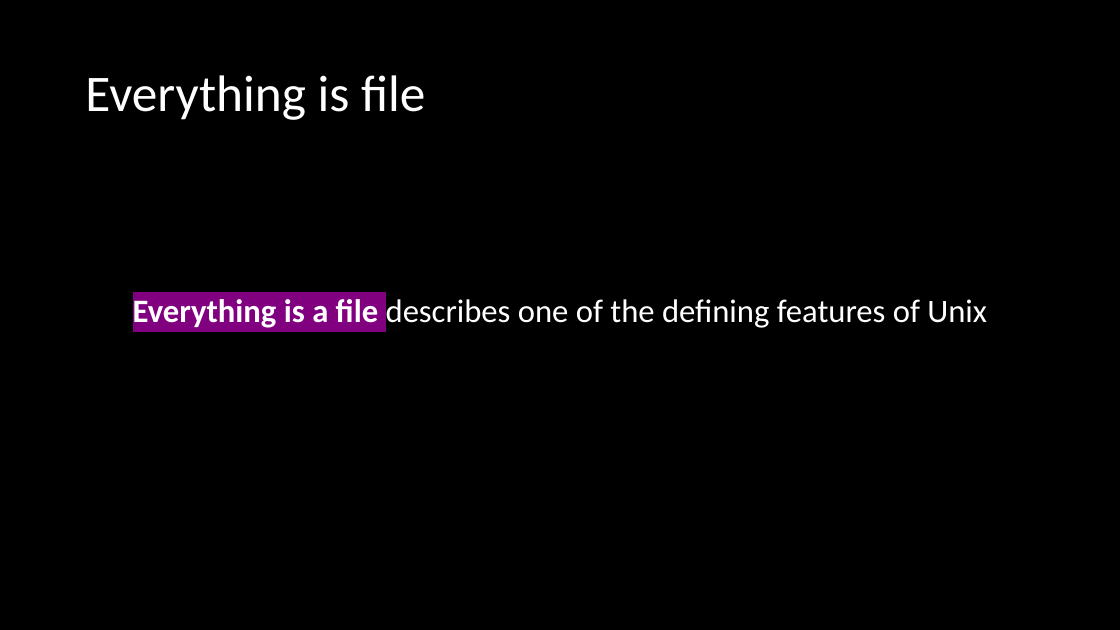
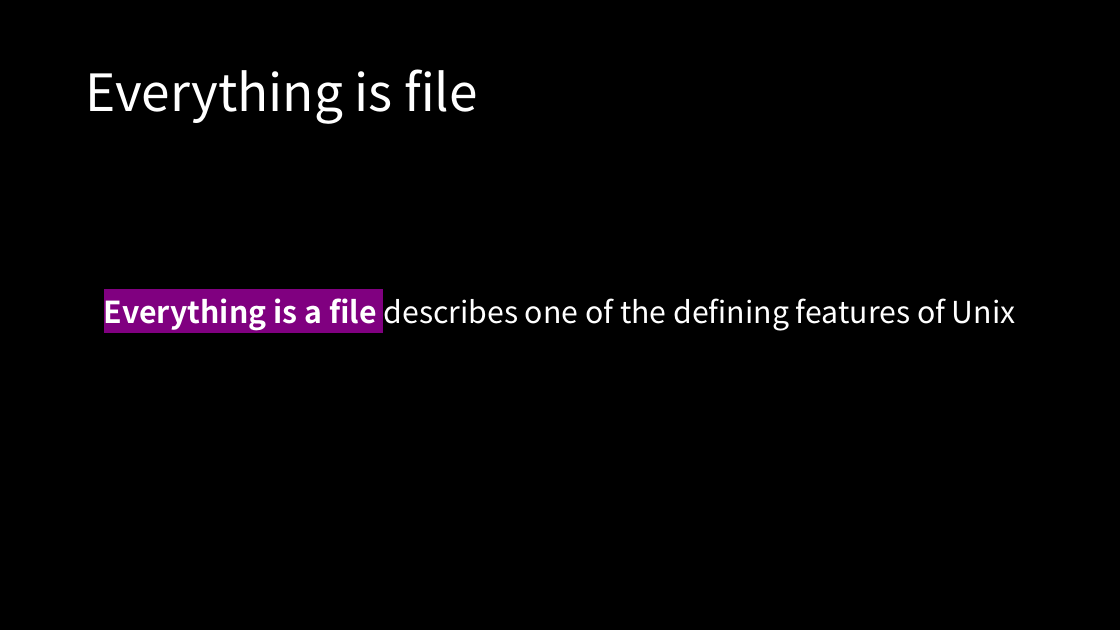
Before and after one commit to d0now/2020_lindroid_research, a slide deck: slide 20 of month_1/day_1/Month 1, Day 1.pptx (slide 18 before the commit). Drawn at 1120x630 pixels with LibreOffice and Linux fonts; fonts in the diff are those of the drawing. Boxes give left, top, right and bottom in pixels: in the first picture for what was removed or moved away, otherwise in the second. Text is boxed around its words. In the diff, an @@ line names an element or a change of style, - is before the commit and + after.

```diff
--- a/month_1/day_1/Month 1, Day 1.pptx
+++ b/month_1/day_1/Month 1, Day 1.pptx
@@ title "Everything is file" at <box>85,69,478,124</box>: font Calibri to Noto Sans CJK KR @@
@@ text "Everything is a file describes ..." at <box>104,298,1016,331</box>: size 28 to 25.9 pt, font Calibri to Noto Sans CJK KR; line spacing 0.8 to 0.9 @@
```
Also in this commit, not shown: 19 other slides changed, 4 slides added.
